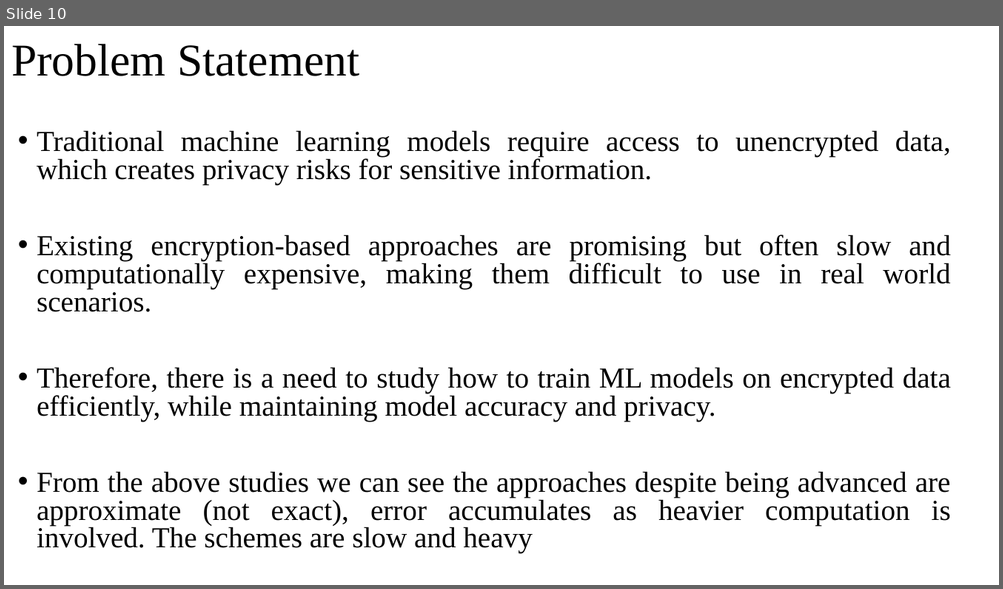
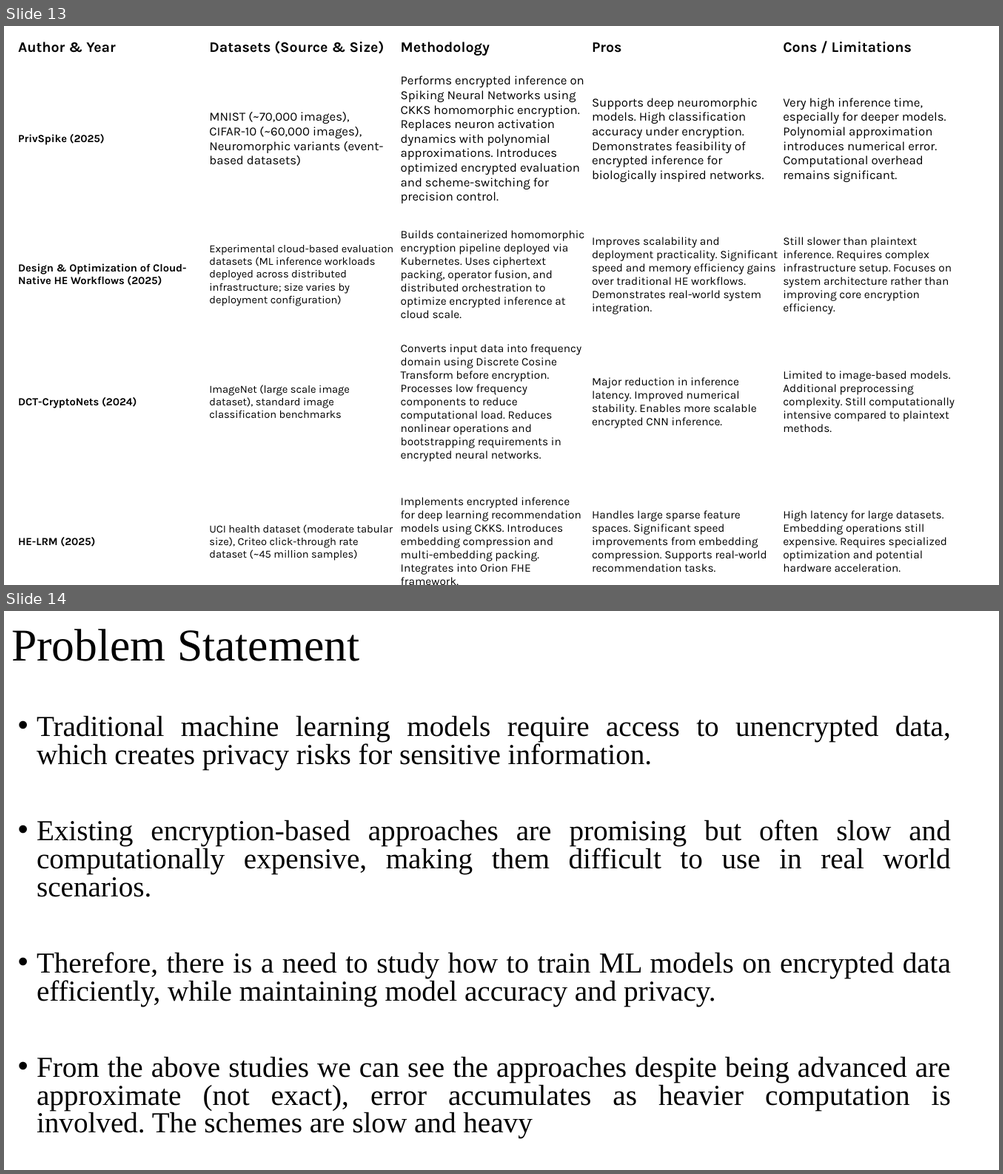
Before and after one commit to pallavi15singh/Privacy-preserving-machine-learning-, a slide deck: pbl (1).pptx. Shown one above the other, each under a label of ours: slide 10 before the commit, slides 13 and 14 after it. The pictures are 1003x589 and 1003x1174 pixels, drawn with LibreOffice and Linux fonts; fonts in the diff are those of the drawing. Boxes give left, top, right and bottom in pixels: in the first picture for what was removed or moved away, otherwise in the second. Text is boxed around its words. In the diff, an @@ line names an element or a change of style, - is before the commit and + after.

```diff
--- a/pbl (1).pptx
+++ b/pbl (1).pptx
@@ slide 13 added at <box>4,26,999,585</box>, background #FFFFFF @@
@@ table added at <box>16,38,971,585</box>, 5 rows, 5 columns @@
+Author & Year | Datasets (Source & Size) | Methodology | Pros | Cons / Limitations
+PrivSpike (2025) | MNIST (~70,000 images), CIFAR-10 (~60,000 images), Neuromorphic variants (event-based datasets) | Performs encrypted inference on Spiking Neural Networks using CKKS homomorphic encryption. Replaces neuron activation dynamics with polynomial approximations. Introduces optimized encrypted evaluation and scheme-switching for precision control. | Supports deep neuromorphic models. High classification accuracy under encryption. Demonstrates feasibility of encrypted inference for biologically inspired networks. | Very high inference time, especially for deeper models. Polynomial approximation introduces numerical error. Computational overhead remains significant.
+Design & Optimization of Cloud-Native HE Workflows (2025) | Experimental cloud-based evaluation datasets (ML inference workloads deployed across distributed infrastructure; size varies by deployment configuration) | Builds containerized homomorphic encryption pipeline deployed via Kubernetes. Uses ciphertext packing, operator fusion, and distributed orchestration to optimize encrypted inference at cloud scale. | Improves scalability and deployment practicality. Significant speed and memory efficiency gains over traditional HE workflows. Demonstrates real-world system integration. | Still slower than plaintext inference. Requires complex infrastructure setup. Focuses on system architecture rather than improving core encryption efficiency.
+DCT-CryptoNets (2024) | ImageNet (large scale image dataset), standard image classification benchmarks | Converts input data into frequency domain using Discrete Cosine Transform before encryption. Processes low frequency components to reduce computational load. Reduces nonlinear operations and bootstrapping requirements in encrypted neural networks. | Major reduction in inference latency. Improved numerical stability. Enables more scalable encrypted CNN inference. | Limited to image-based models. Additional preprocessing complexity. Still computationally intensive compared to plaintext methods.
+HE-LRM (2025) | UCI health dataset (moderate tabular size), Criteo click-through rate dataset (~45 million samples) | Implements encrypted inference for deep learning recommendation models using CKKS. Introduces embedding compression and multi-embedding packing. Integrates into Orion FHE framework. | Handles large sparse feature spaces. Significant speed improvements from embedding compression. Supports real-world recommendation tasks. | High latency for large datasets. Embedding operations still expensive. Requires specialized optimization and potential hardware acceleration.
@@ what was slide 10 is now slide 14 @@
```
Also in this commit, not shown: 5 other slides added.
